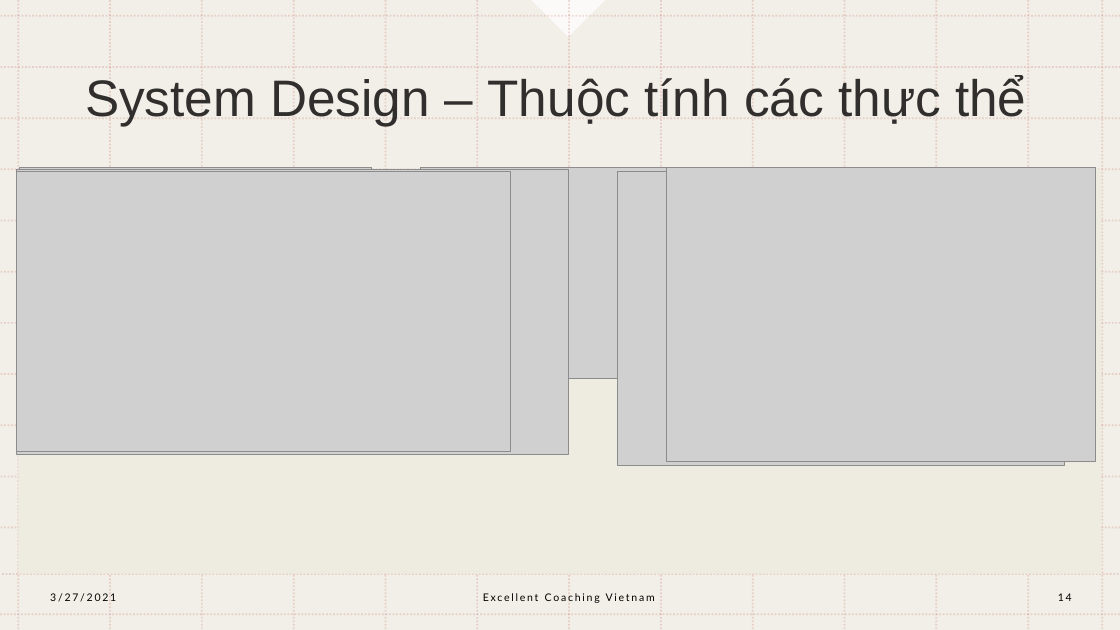
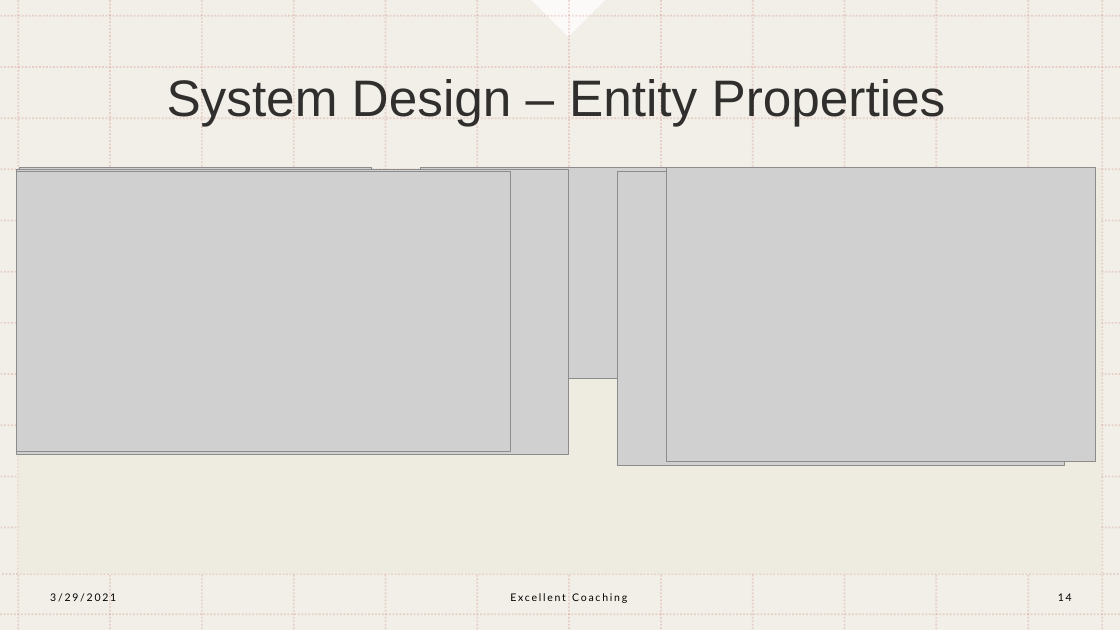
Before and after one commit to remichan97/excellent-coaching, a slide deck: slide 14 of documentation/Excellent Coaching Vietnam.pptx. Drawn at 1120x630 pixels with LibreOffice and Linux fonts; fonts in the diff are those of the drawing; grey boxes stand for pictures. Boxes give left, top, right and bottom in pixels: in the first picture for what was removed or moved away, otherwise in the second. Text is boxed around its words. In the diff, an @@ line names an element or a change of style, - is before the commit and + after.

```diff
--- a/documentation/Excellent Coaching Vietnam.pptx
+++ b/documentation/Excellent Coaching Vietnam.pptx
@@ title at (167,79,946,126): text changed @@
-System Design – Thuộc tính các thực thể
+System Design – Entity Properties
@@ text at (50,593,116,602): text changed @@
-3/27/2021
+3/29/2021
@@ text at (510,593,627,603): text changed @@
-Excellent Coaching Vietnam
+Excellent Coaching
```
Also in this commit, not shown: 18 other slides changed, 54 other files.
